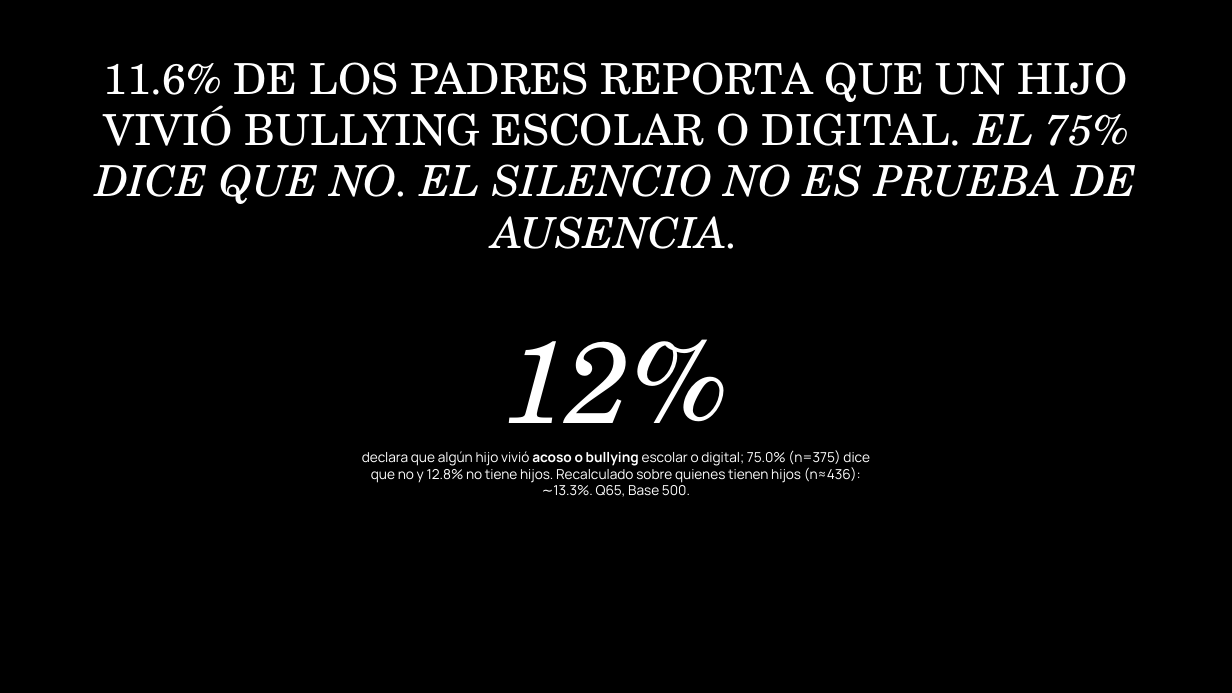
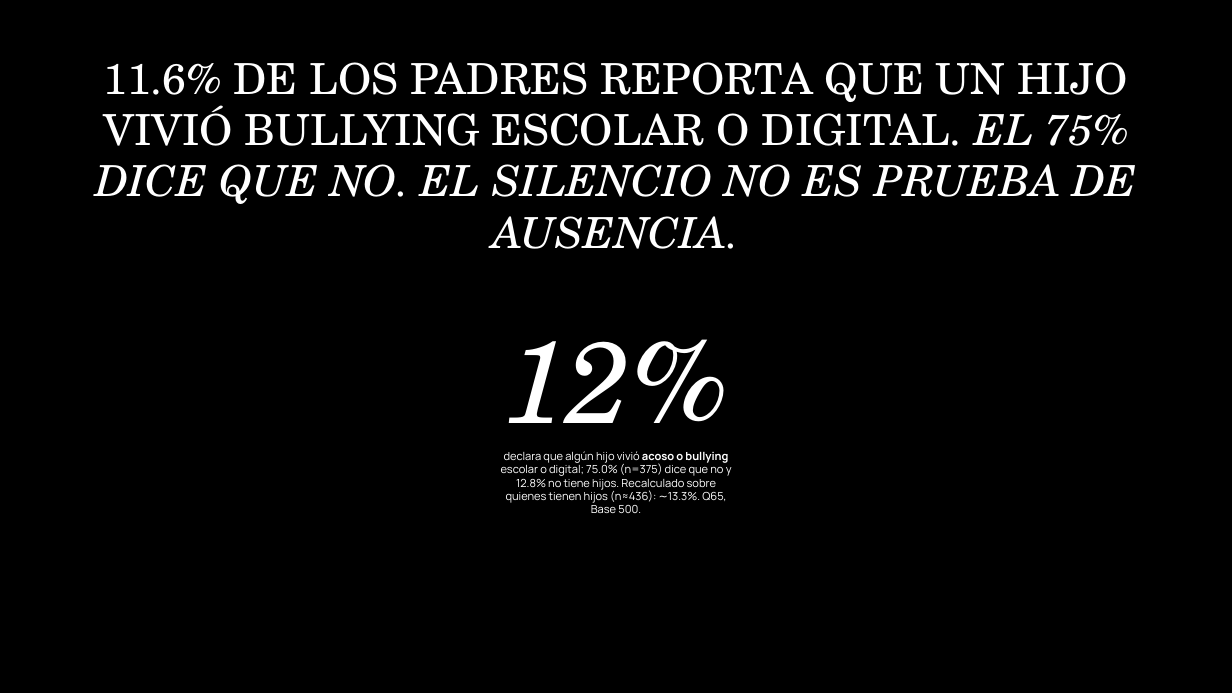
Before and after one commit to jeremyninja/c-digocasa-cerebro, a slide deck: slide 13 of Agentes Hallazgos/sistema-de-creencias-deck-flat.pptx. Drawn at 1232x693 pixels with LibreOffice and Linux fonts; fonts in the diff are those of the drawing. Boxes give left, top, right and bottom in pixels: in the first picture for what was removed or moved away, otherwise in the second. Text is boxed around its words. In the diff, an @@ line names an element or a change of style, - is before the commit and + after.

```diff
--- a/Agentes Hallazgos/sistema-de-creencias-deck-flat.pptx
+++ b/Agentes Hallazgos/sistema-de-creencias-deck-flat.pptx
@@ text "declara que algún hijo vivió ..." moved from (x1=362, y1=450, x2=870, y2=497) to (x1=501, y1=451, x2=732, y2=513) @@
@@ text "declara que algún hijo vivió ..." at (x1=501, y1=451, x2=732, y2=513): size 16 to 13 pt @@
```
Also in this commit, not shown: 10 other slides changed, 4 other files.
